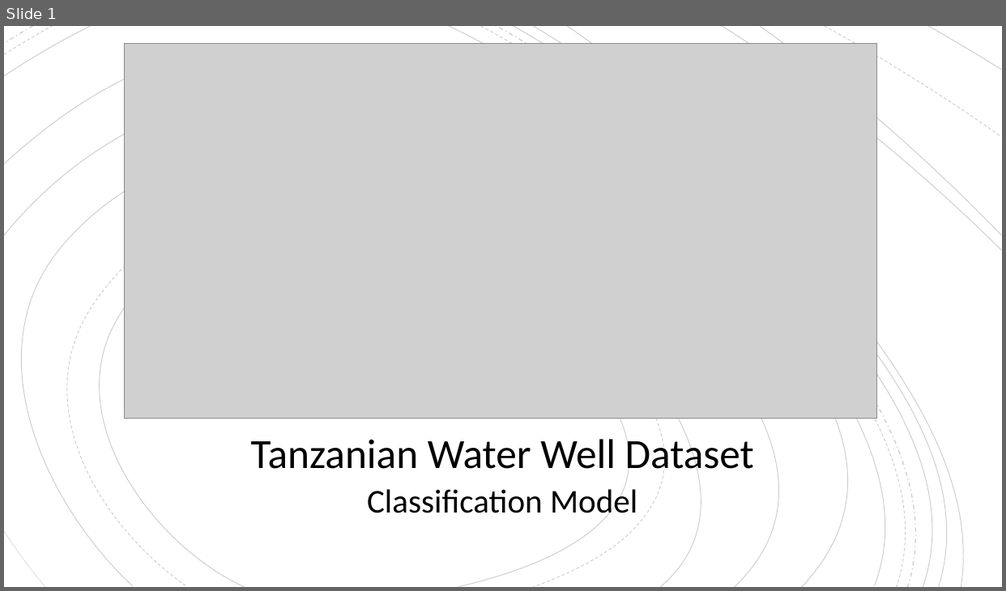
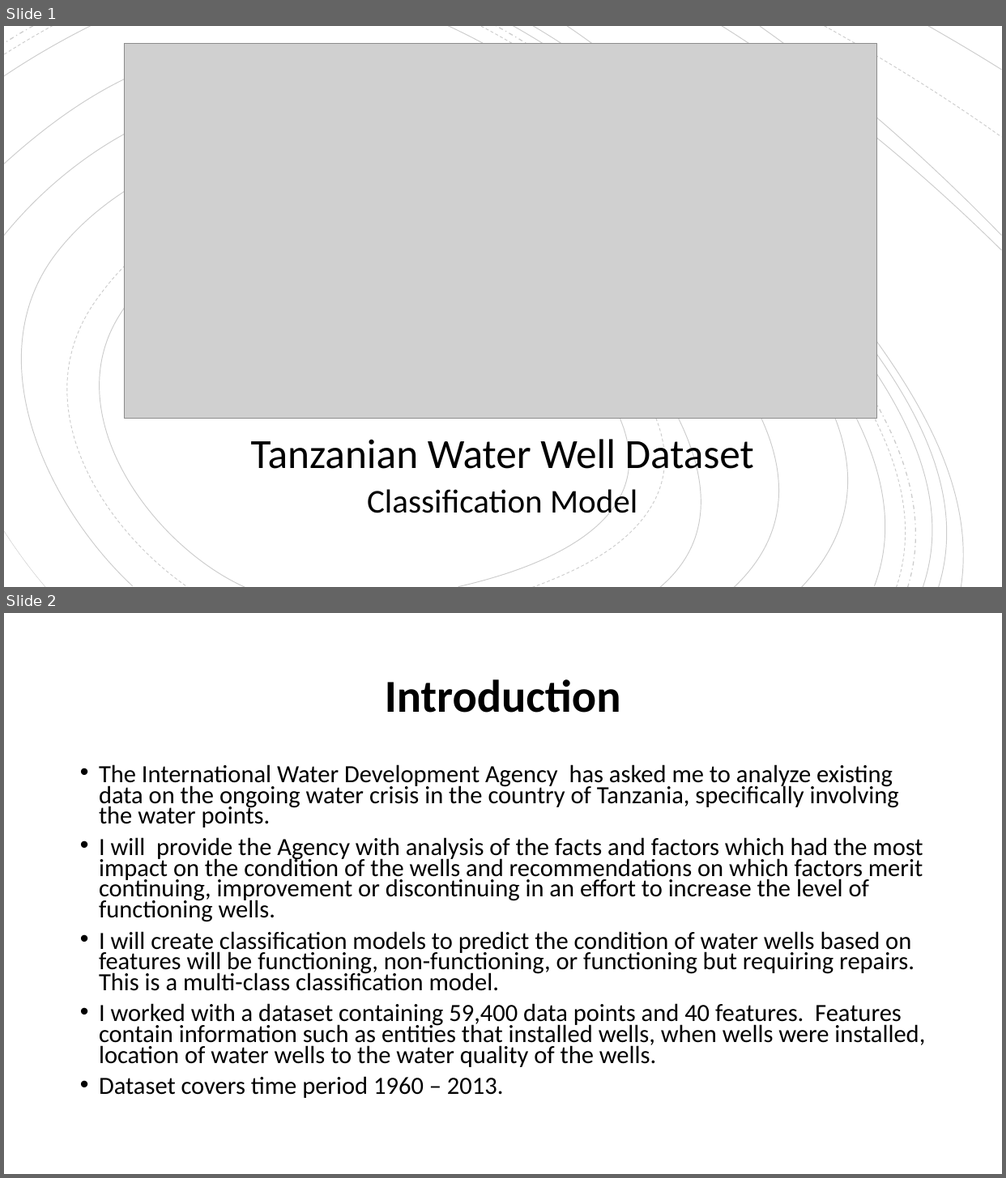
Before and after one commit to davidrtorres/Model-3-Tanzania-Water-Crisis, a slide deck: Presentation1.pptx. Shown one above the other, each under a label of ours: slide 1 before the commit, slides 1 and 2 after it. The pictures are 1006x591 and 1006x1178 pixels, drawn with LibreOffice and Linux fonts; fonts in the diff are those of the drawing; grey boxes stand for pictures. Boxes give left, top, right and bottom in pixels: in the first picture for what was removed or moved away, otherwise in the second. Text is boxed around its words. In the diff, an @@ line names an element or a change of style, - is before the commit and + after.

```diff
--- a/Presentation1.pptx
+++ b/Presentation1.pptx
@@ slide 2 added at [4, 613, 1002, 1174], background #FFFFFF @@
@@ title added at [385, 679, 621, 713], 44 pt, text #000000, bold @@
+Introduction
@@ text added at [99, 764, 925, 1098], 23.8 pt, text #000000 @@
+• The International Water Development Agency has asked me to analyze existing data on the ongoing water crisis in the country of Tanzania, specifically involving the water points.
+• I will provide the Agency with analysis of the facts and factors which had the most impact on the condition of the wells and recommendations on which factors merit continuing, improvement or discontinuing in an effort to increase the level of functioning wells.
+• I will create classification models to predict the condition of water wells based on features will be functioning, non-functioning, or functioning but requiring repairs. This is a multi-class classification model.
+• I worked with a dataset containing 59,400 data points and 40 features. Features contain information such as entities that installed wells, when wells were installed, location of water wells to the water quality of the wells.
+• Dataset covers time period 1960 – 2013.
```
Also in this commit, not shown: 7 other slides added, 4 other files.
